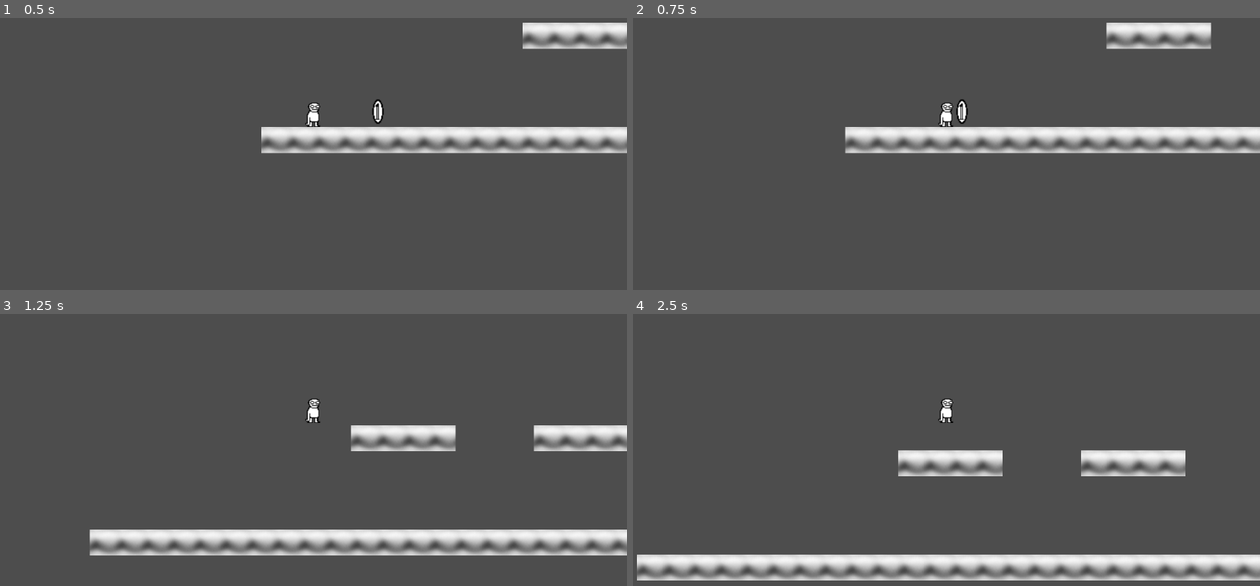
Above: before the commit, frames 1-4 (two rows, left to right).
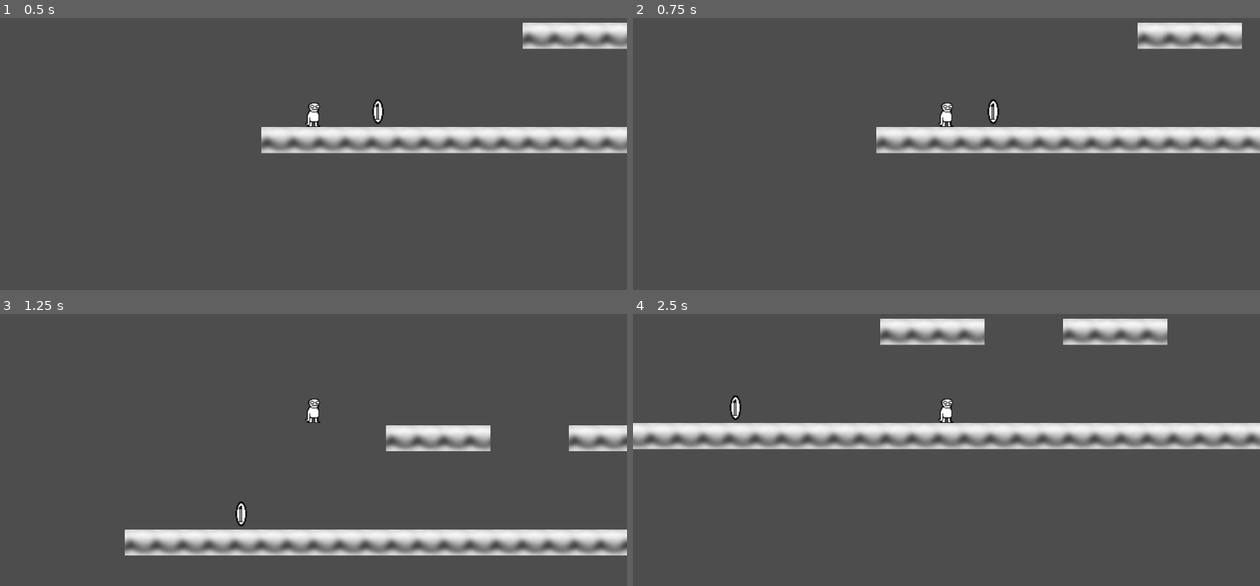
Above: after the commit, the same moments.

Repository: Evve01/March-Game-Jam-24
Game: Godot game, scene res://node_3d.tscn
Same seed, same stepped clock (60 frames per second), same inputs: the game is played once before the commit and once after it.
Inputs:
- Up to frame 1 (0.5 s): no input
- Up to frame 2 (0.75 s): tap Enter at 0.5 s; hold Right (ui_right) from 0.53 s (still down)
- Up to frame 3 (1.25 s): keep holding Right (ui_right); tap Up (ui_up) at 0.77 s
- Up to frame 4 (2.5 s): tap Up (ui_up) at 1.52 s; release Right (ui_right) at 2.03 s; hold Left (ui_left) from 2.03 s (still down)

Frame 1 is identical in both runs. In frame 2, 3.0% of the frame differs, in the area x 33-100%, y 1-50%; in frame 3, 5.1%; in frame 4, 24%, in the area x 0-100%, y 1-98%.

Commit message:
slidyslide

Diff:
--- a/Player_test.gd
+++ b/Player_test.gd
@@ -2,6 +2,8 @@
 
 
 const SPEED = 300.0
+const ACCELERATION = 1000.0
+const DECELERATION = 500.0
 const JUMP_VELOCITY = -500.0
 var jump_sound
 var pickup_sound
@@ -31,8 +33,8 @@
 	# As good practice, you should replace UI actions with custom gameplay actions.
 	var direction = Input.get_axis("ui_left", "ui_right")
 	if direction:
-		velocity.x = direction * SPEED
+		velocity.x = move_toward(velocity.x, direction*SPEED, ACCELERATION*delta)
 	else:
-		velocity.x = move_toward(velocity.x, 0, SPEED)
+		velocity.x = move_toward(velocity.x, 0, DECELERATION*delta)
 
 	move_and_slide()
